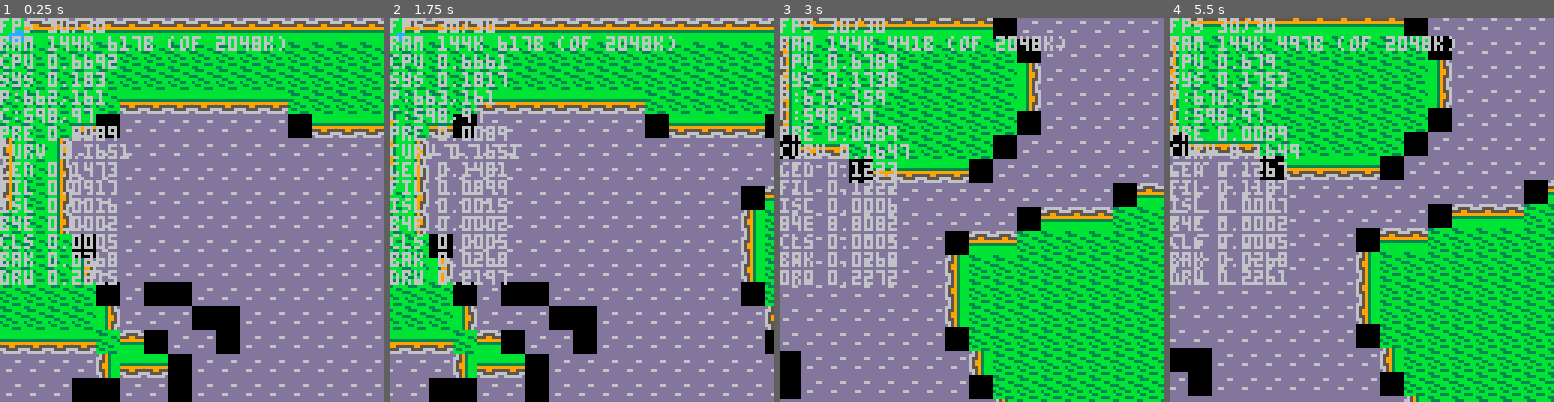
Above: before the commit, frames 1-4 (left to right).
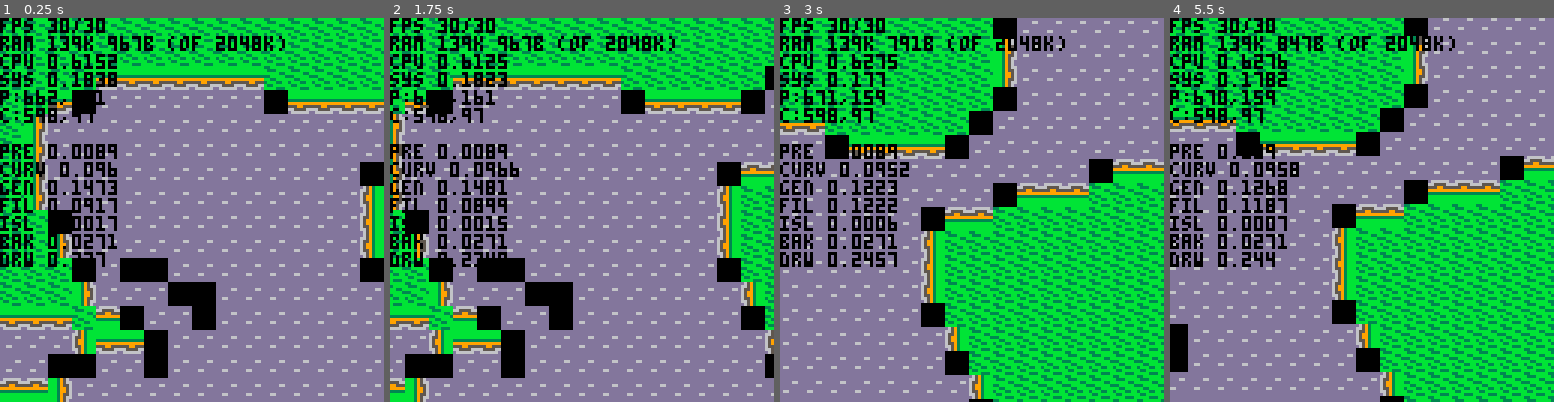
Above: after the commit, the same moments.

Repository: pvan/pico8
Game: PICO-8 cartridge caspian.p8
Same seed, same stepped clock (60 frames per second), same inputs: the game is played once before the commit and once after it.
Inputs:
- Up to frame 1 (0.25 s): no input
- Up to frame 2 (1.75 s): tap X (X key) at 0.33, 1.07 s; tap O (Z key) at 0.7, 1.7 s; hold Right from 1.6 s (still down)
- Up to frame 3 (3 s): tap X (X key) at 1.85, 2.97 s; release Right at 2.1 s; tap O (Z key) at 2.1, 2.5, 2.9 s; hold Up 2.15-2.42 s; hold Right from 2.47 s (still down)
- Up to frame 4 (5.5 s): release Right at 3.03 s; hold Left 3.08-3.58 s; tap O (Z key) every 0.4 s from 3.3 to 5.3 s; hold Down 3.63-3.97 s; hold Right 4.02-4.68 s; tap X (X key) at 4.08, 5.2 s; hold Up 4.73-5.03 s; hold Left from 5.08 s (still down)

The runs differ from the first frame. In frame 1, 37% of the frame differs, in the area x 0-100%, y 0-100%; in frame 2, 39%; in frame 3, 31%; in frame 4, 31%.

Commit message:
caspian: cull curves based on distance to point
saves a few % cpu
thinking of eventually dividing into chunks
eg 256x256 to also cut down on storage for each coordinate
but may want a similar coarse distance cull then as well

Diff:
--- a/caspian.p8
+++ b/caspian.p8
@@ -41,11 +41,11 @@
  if btnp(⬆️) then gy1-=2 end
  if btnp(⬇️) then gy1+=2 end
  ]]
- if btnp(⬅️) and btnp(➡️) then
+ if btn(⬅️) and btn(➡️) then
   debugmsgs = not debugmsgs
  end
 
- if btnp(⬆️) and btnp(⬇️) then
+ if btn(⬆️) and btn(⬇️) then
   debugmap = not debugmap
  end
 
@@ -114,14 +114,11 @@
  --end
  lastrec=rec
 
- add(gtime,{"b4e",stat(1)})
 end
 
 
 function _draw()
-
 --[[
- add(gtime,{"ext",stat(1)})
  cls()
 
  clip()
@@ -129,9 +126,6 @@
  pal()
  color(6)
  ]]
-
- camera(cx,cy)
- add(gtime,{"cls",stat(1)})
 
 
 
@@ -180,7 +174,7 @@
  print("tile"..tostr(flr(player.x/8))..","..tostr(flr(player.y/8)))
 ]]
  camera()
-
+ color(0)
  if debugmsgs then
   cursor(0,0)
   print("fps "..stat(7).."/"..stat(8))
@@ -193,6 +187,7 @@
  	print("p:"..px..","..py)
  	print("c:"..cx..","..cy)
 
+ 	print(" ")
  	lastt = 0
  	for i=1,#gtime do
  	 delta = gtime[i][2]-lastt
@@ -513,21 +508,25 @@
  result={}
 	num_curves = (#pts-1)/2
 	for i=0,num_curves-1 do
-	 p1=pts[i*2+1]
-	 p2=pts[i*2+2]
-	 p3=pts[i*2+3]
-	 t={p1,p2,p3}
-	 if tri_cuts_rect(r,t)
- 	then
- 	 add(result,t)
+	 local p1=pts[i*2+1]
+	 local dx=abs(p1[1]-r[1])
+	 local dy=abs(p1[2]-r[2])
+	 if dx<100 and dy<100 then -- faster, coarse check
+ 	 local p2=pts[i*2+2]
+ 	 local p3=pts[i*2+3]
+ 	 local t={p1,p2,p3}
+ 	 if tri_cuts_rect(r,t)
+  	then
+  	 add(result,t)
+ 	 end
 	 end
 	end
 	return result
 end
 
 
-mapw=19
-maph=19
+mapw=19 --+1 for subpixel
+maph=19 --+2 so visible tiles have accurate neighbors
 
 mapaddr = 0x4300
 
@@ -658,8 +657,8 @@
 end
 
 function draw_map_at_tiles(px,py)
- for x=1,mapw-2 do
-  for y=1,maph-2 do
+ for x=1,mapw-1 do
+  for y=1,maph-1 do
 			--local t=pget(mx,my)
 			local mx,my=x-1,y-1
 			local t=peek(mapaddr+(mx+my*mapw))
@@ -668,33 +667,33 @@
 			local e=peek(mapaddr+((mx-1)+my*mapw))
 			local w=peek(mapaddr+((mx+1)+my*mapw))
 			if t!=tile_land then
-			 spr(2,mx*8-px,my*8-py)
+			 spr(2,mx*8-px-8,my*8-py-8)
 			else
     if n==tile_land and
   			  s==tile_land and
   			  e==tile_land and
   			  w==tile_land
-  		then spr(1,mx*8-px,my*8-py)	end
+  		then spr(1,mx*8-px-8,my*8-py-8)	end
     if n!=tile_land and
   			  s==tile_land and
   			  e==tile_land and
   			  w==tile_land
-  		then spr(3,mx*8-px,my*8-py,1,1,false,true) end
+  		then spr(3,mx*8-px-8,my*8-py-8,1,1,false,true) end
     if n==tile_land and
   			  s!=tile_land and
   			  e==tile_land and
   			  w==tile_land
-  		then spr(3,mx*8-px,my*8-py) end
+  		then spr(3,mx*8-px-8,my*8-py-8) end
     if n==tile_land and
   			  s==tile_land and
   			  e!=tile_land and
   			  w==tile_land
-  		then spr(5,mx*8-px,my*8-py,1,1,true,false) end
+  		then spr(5,mx*8-px-8,my*8-py-8,1,1,true,false) end
     if n==tile_land and
   			  s==tile_land and
   			  e==tile_land and
   			  w!=tile_land
-  		then spr(5,mx*8-px,my*8-py) end
+  		then spr(5,mx*8-px-8,my*8-py-8) end
 			end
 			--[[
    if t==tile_land then
@@ -1480,22 +1479,22 @@
 end
 
 __gfx__
-0000000033bbbbbbddddddddbbbbbbbbbbb3956dbbb3956d00000000000000000000000000000000000000000000000000000000000000000000000000000000
-00000000b333bbbbddddddddbbbbbbbbbbb39566bbb3956600000000000000000000000000000000000000000000000000000000000000000000000000000000
-00700700bbbbb33bddddd66dbbbbbbbbbbb39556bbb3955600000000000000000000000000000000000000000000000000000000000000000000000000000000
-0007700033bbbbb3dddddddd3333333333339956bbb3995600000000000000000000000000000000000000000000000000000000000000000000000000000000
-00077000bb33bbbbdddddddd9999999999999956bbb3995600000000000000000000000000000000000000000000000000000000000000000000000000000000
-007007003bbb33bbdd66dddd5559955555599556bbb3955600000000000000000000000000000000000000000000000000000000000000000000000000000000
-00000000b33bbbbbdddddddd6655556666555566bbb3956600000000000000000000000000000000000000000000000000000000000000000000000000000000
-00000000bbbb333bddddddddd666666dd666666dbbb3956d00000000000000000000000000000000000000000000000000000000000000000000000000000000
-000b0000000bb0000000000000000000000000000000000000000000000000000000000000000000000000000000000000000000000000000000000000000000
-0b000bbbbb000bb00000000000000000000000000000000000000000000000000000000000000000000000000000000000000000000000000000000000000000
-bb00000bbbbb00b00000000000000000000000000000000000000000000000000000000000000000000000000000000000000000000000000000000000000000
-b00000000bbbb0000000000000000000000000000000000000000000000000000000000000000000000000000000000000000000000000000000000000000000
-000bb000bb00b0000000000000000000000000000000000000000000000000000000000000000000000000000000000000000000000000000000000000000000
-0bbbbbbbb00000000000000000000000000000000000000000000000000000000000000000000000000000000000000000000000000000000000000000000000
-bbbbbbbbbb0000000000000000000000000000000000000000000000000000000000000000000000000000000000000000000000000000000000000000000000
-bbbbbbbb0bb000000000000000000000000000000000000000000000000000000000000000000000000000000000000000000000000000000000000000000000
+0000000033bbbbbbddddddddbbbbbbbbbbb3956dbbb3956d00000000b666666d0000000000000000000000000000000000000000000000000000000000000000
+00000000b333bbbbddddddddbbbbbbbbbbb39566bbb3956600000000665555660000000000000000000000000000000000000000000000000000000000000000
+00700700bbbbb33bddddd66dbbbbbbbbbbb39556bbb3955600000000655995560000000000000000000000000000000000000000000000000000000000000000
+0007700033bbbbb3dddddddd3333333333339956bbb3995600000000659339560000000000000000000000000000000000000000000000000000000000000000
+00077000bb33bbbbdddddddd9999999999999956bbb3995600000000659339560000000000000000000000000000000000000000000000000000000000000000
+007007003bbb33bbdd66dddd5559955555599556bbb3955600000000655995560000000000000000000000000000000000000000000000000000000000000000
+00000000b33bbbbbdddddddd6655556666555566bbb3956600000000665555660000000000000000000000000000000000000000000000000000000000000000
+00000000bbbb333bddddddddd666666dd666666dbbb3956d00000000d666666d0000000000000000000000000000000000000000000000000000000000000000
+000b0000000bb0000000000000000000000000000000000000000000d653356d0000000000000000000000000000000000000000000000000000000000000000
+0b000bbbbb000bb00000000000000000000000000000000000000000665335660000000000000000000000000000000000000000000000000000000000000000
+bb00000bbbbb00b00000000000000000000000000000000000000000655335560000000000000000000000000000000000000000000000000000000000000000
+b00000000bbbb0000000000000000000000000000000000000000000659339560000000000000000000000000000000000000000000000000000000000000000
+000bb000bb00b0000000000000000000000000000000000000000000333333330000000000000000000000000000000000000000000000000000000000000000
+0bbbbbbbb00000000000000000000000000000000000000000000000555995550000000000000000000000000000000000000000000000000000000000000000
+bbbbbbbbbb0000000000000000000000000000000000000000000000665555660000000000000000000000000000000000000000000000000000000000000000
+bbbbbbbb0bb000000000000000000000000000000000000000000000d666666d0000000000000000000000000000000000000000000000000000000000000000
 0bbbbbbb000000000000000000000000000000000000000000000000000000000000000000000000000000000000000000000000000000000000000000000000
 00bbbbbbb00000000000000000000000000000000000000000000000000000000000000000000000000000000000000000000000000000000000000000000000
 00bbbb0bb00000000000000000000000000000000000000000000000000000000000000000000000000000000000000000000000000000000000000000000000
